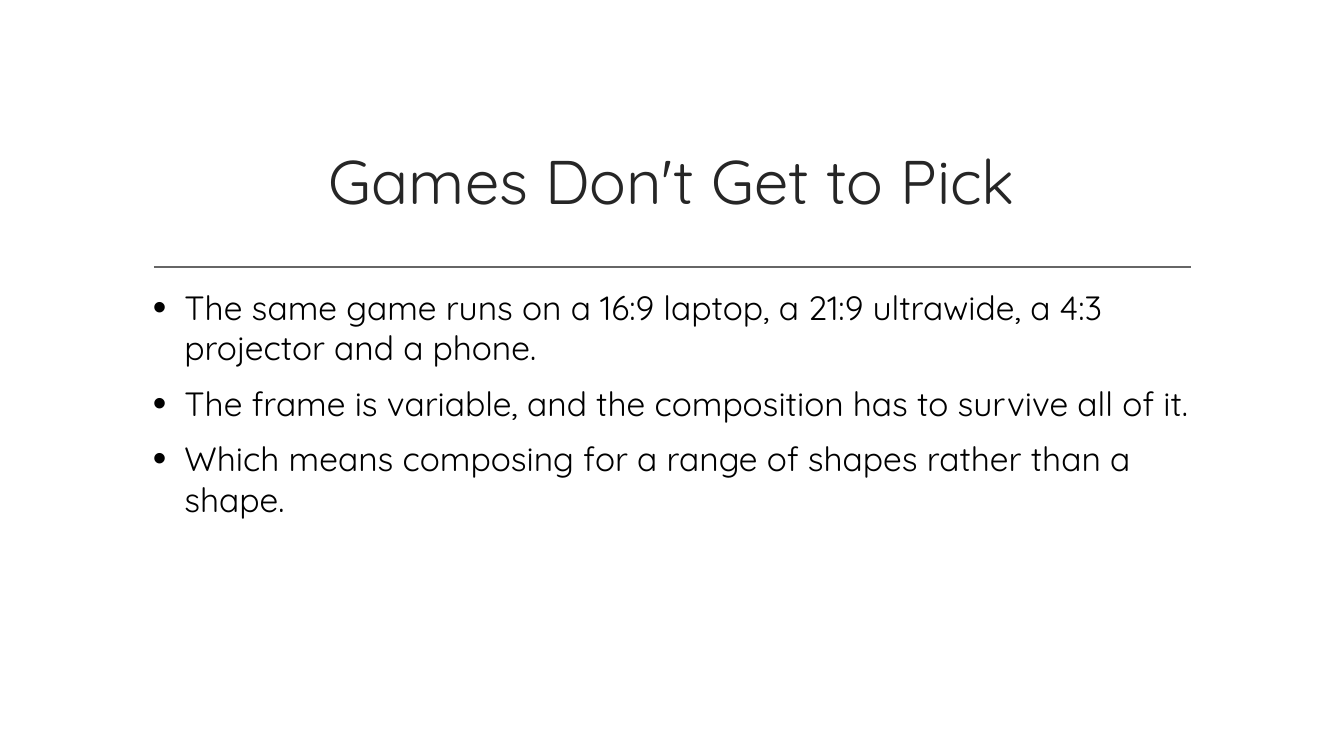
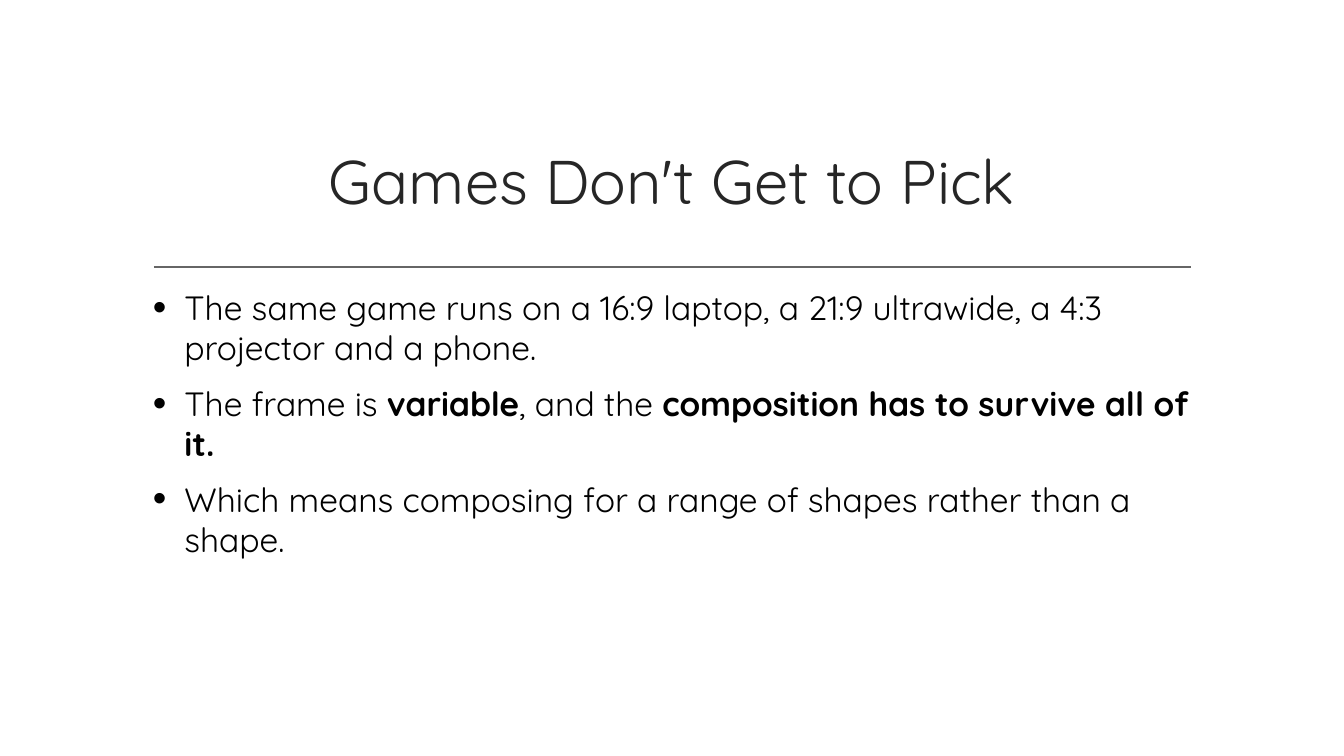
Before and after one commit to dcoes/Classes, a slide deck: slide 27 of Storyboarding/NewLectures/02_AspectRatios_REVISED.pptx. Drawn at 1344x756 pixels with LibreOffice and Linux fonts; fonts in the diff are those of the drawing; background and template pictures are left out. Boxes give left, top, right and bottom in pixels: in the first picture for what was removed or moved away, otherwise in the second. Text is boxed around its words. In the diff, an @@ line names an element or a change of style, - is before the commit and + after.

```diff
--- a/Storyboarding/NewLectures/02_AspectRatios_REVISED.pptx
+++ b/Storyboarding/NewLectures/02_AspectRatios_REVISED.pptx
@@ text at [184, 391, 1189, 456]: bold on in "variable, composition has to survive all of ..." @@
```
Also in this commit, not shown: 12 other slides changed.
